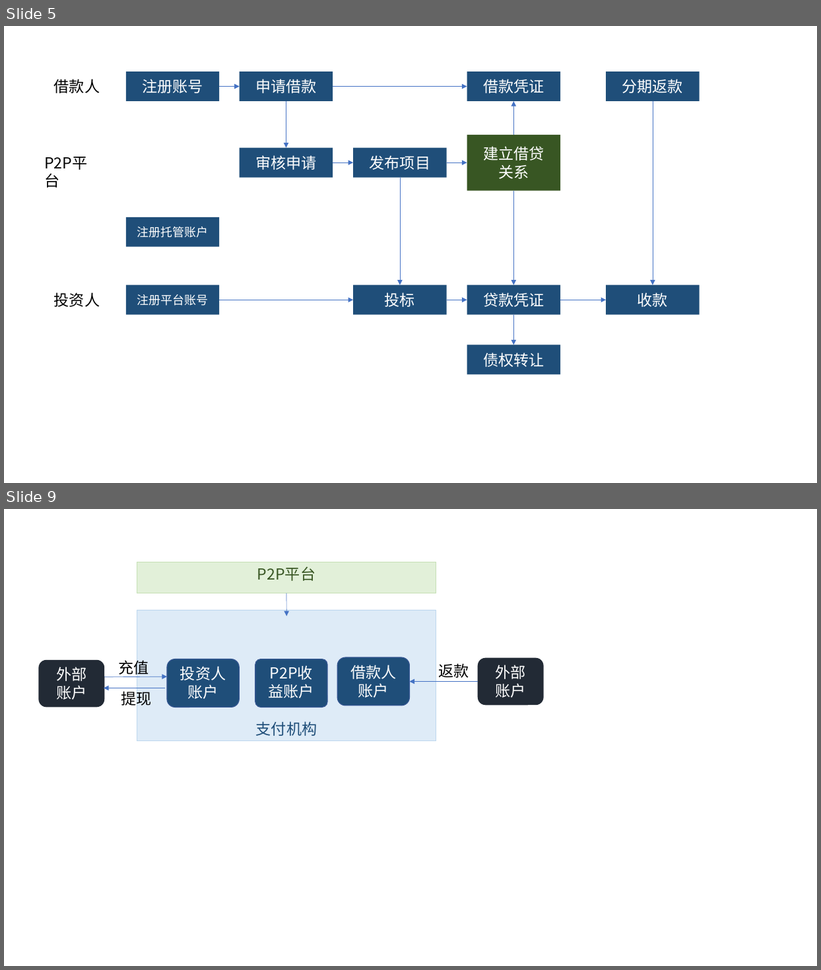
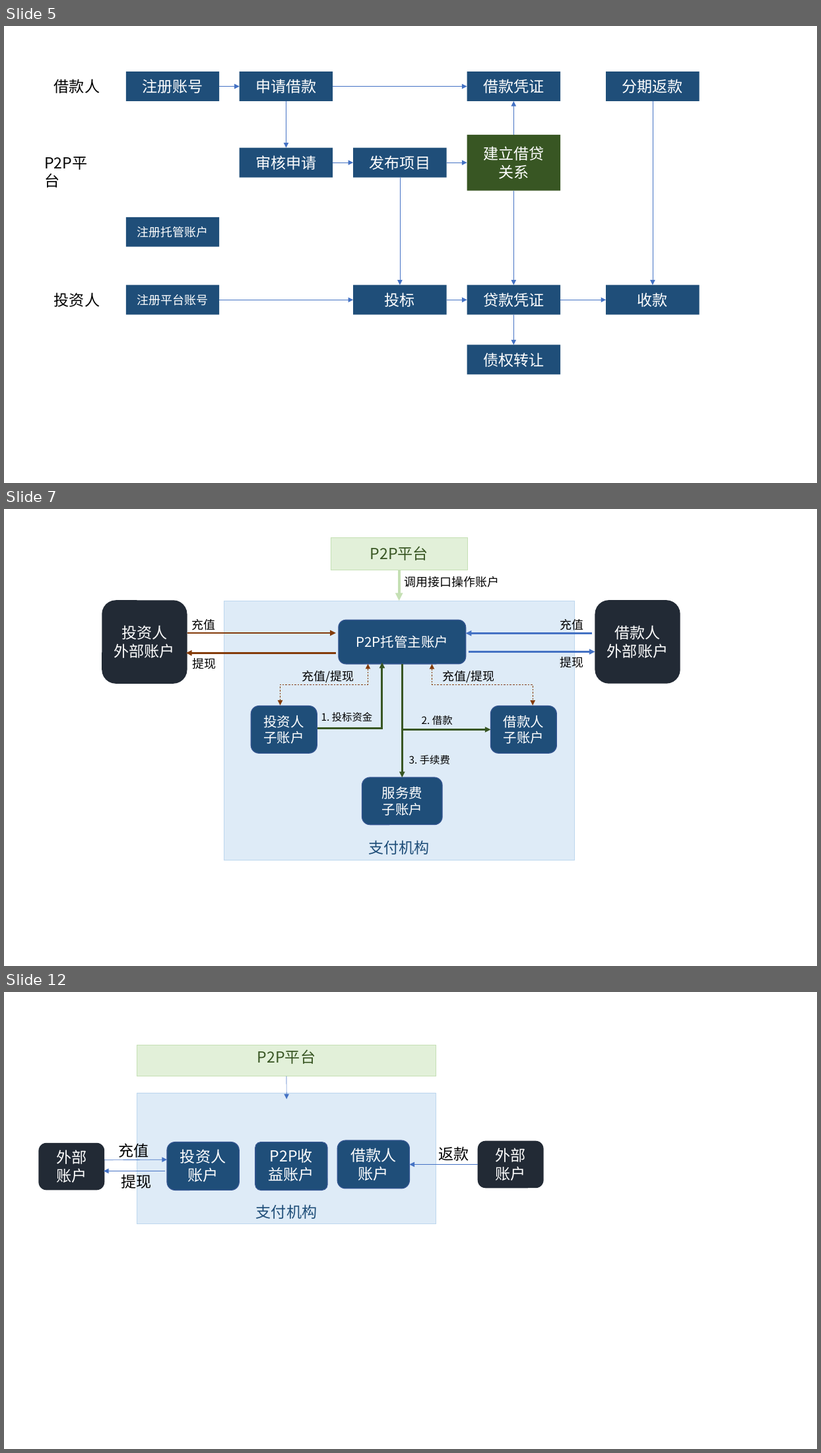
Before and after one commit to cocolian/cocolian-resources, a slide deck: design/P2P.pptx. Shown one above the other, each under a label of ours: slides 5 and 9 before the commit, slides 5, 7 and 12 after it; the slides between them are not shown. The pictures are 821x970 and 821x1453 pixels, drawn with LibreOffice and Linux fonts; fonts in the diff are those of the drawing. Boxes give left, top, right and bottom in pixels: in the first picture for what was removed or moved away, otherwise in the second. Text is boxed around its words. In the diff, an @@ line names an element or a change of style, - is before the commit and + after.

```diff
--- a/design/P2P.pptx
+++ b/design/P2P.pptx
@@ slide 7 added at bbox=[4, 509, 817, 966], background #FFFFFF @@
@@ rectangle added at bbox=[331, 537, 467, 570], fill #E2F0D9, outline #C5E0B4 0.25 pt, 18 pt, text #385723 @@
+P2P平台
@@ arrow added from (399, 570) to (399, 601), #C5E0B4 3 pt @@
@@ text added at bbox=[404, 576, 499, 588], 14 pt, text #000000 @@
+调用接口操作账户
@@ rounded rectangle added at bbox=[102, 601, 187, 684], fill #222A35, 18 pt, text #FFFFFF @@
+投资人
+外部账户
@@ rectangle added at bbox=[224, 601, 574, 859], fill #DEEBF7, outline #BDD7EE 0.25 pt, 18 pt, text #1F4E79 @@
+支付机构
@@ rounded rectangle added at bbox=[595, 601, 680, 684], fill #222A35, 18 pt, text #FFFFFF @@
+借款人
+外部账户
@@ text added at bbox=[191, 619, 215, 630], 14 pt, text #000000 @@
+充值
@@ rounded rectangle added at bbox=[339, 620, 467, 664], fill #1F4E79, outline #325491 1 pt, 16 pt, text #FFFFFF @@
+P2P托管主账户
@@ text added at bbox=[560, 619, 584, 630], 14 pt, text #000000 @@
+充值
@@ arrow added from (187, 633) to (336, 633), #843C0B 2.25 pt @@
@@ arrow added from (593, 634) to (466, 634), #4472C4 2.25 pt @@
@@ arrow added from (336, 653) to (186, 653), #843C0B 2.25 pt @@
@@ text added at bbox=[193, 658, 217, 669], 14 pt, text #000000 @@
+提现
@@ elbow double arrow added from (368, 664) to (281, 706), #843C0B 0.5 pt dashed @@
@@ elbow arrow added from (297, 729) to (382, 663), #385723 2.25 pt @@
@@ arrow added from (403, 664) to (403, 778), #385723 2.25 pt @@
@@ elbow arrow added from (403, 664) to (491, 730), #385723 2.25 pt @@
@@ elbow double arrow added from (432, 664) to (533, 706), #843C0B 0.5 pt dashed @@
@@ arrow added from (469, 652) to (595, 652), #4472C4 2.25 pt @@
@@ text added at bbox=[560, 657, 584, 668], 14 pt, text #000000 @@
+提现
@@ text added at bbox=[302, 671, 354, 683], 14 pt, text #000000 @@
+充值/提现
@@ text added at bbox=[442, 671, 494, 683], 14 pt, text #000000 @@
+充值/提现
@@ rounded rectangle added at bbox=[251, 706, 317, 753], fill #1F4E79, outline #325491 1 pt, 16 pt, text #FFFFFF @@
+投资人子账户
@@ rounded rectangle added at bbox=[491, 706, 556, 753], fill #1F4E79, outline #325491 1 pt, 16 pt, text #FFFFFF @@
+借款人子账户
@@ text added at bbox=[321, 712, 373, 722], 12 pt, text #000000 @@
+1. 投标资金
@@ text added at bbox=[422, 716, 453, 725], 12 pt, text #000000 @@
+2. 借款
@@ text added at bbox=[409, 755, 450, 765], 12 pt, text #000000 @@
+3. 手续费
@@ rounded rectangle added at bbox=[362, 778, 443, 825], fill #1F4E79, outline #325491 1 pt, 16 pt, text #FFFFFF @@
+服务费
+子账户
@@ what was slide 9 is now slide 12 @@
```
Also in this commit, not shown: 3 slides changed, 2 other slides added, 4 other files.
